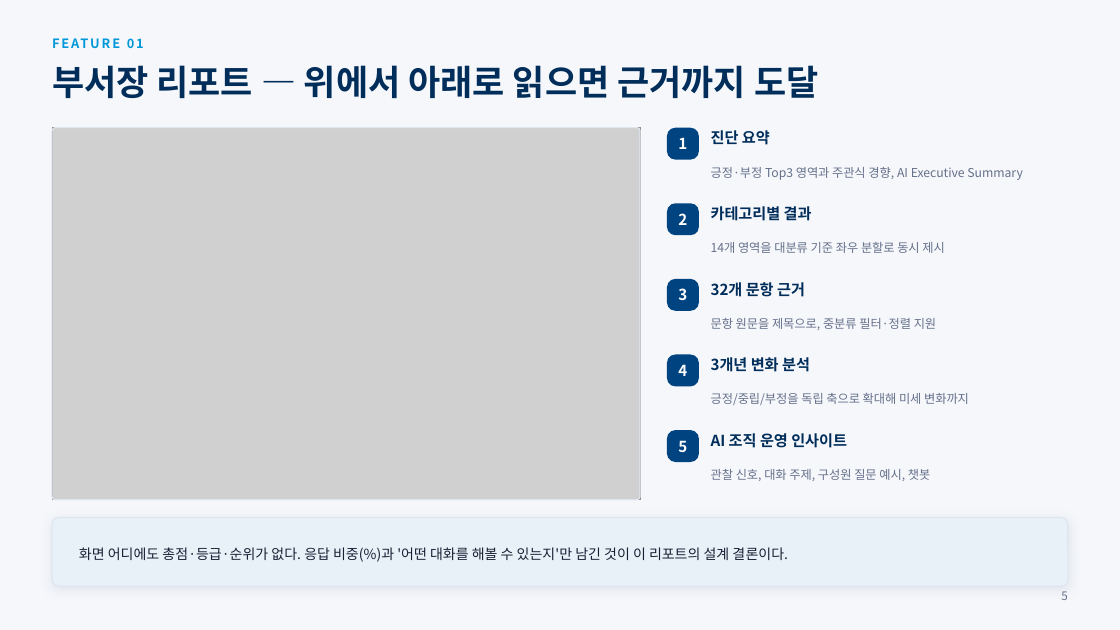
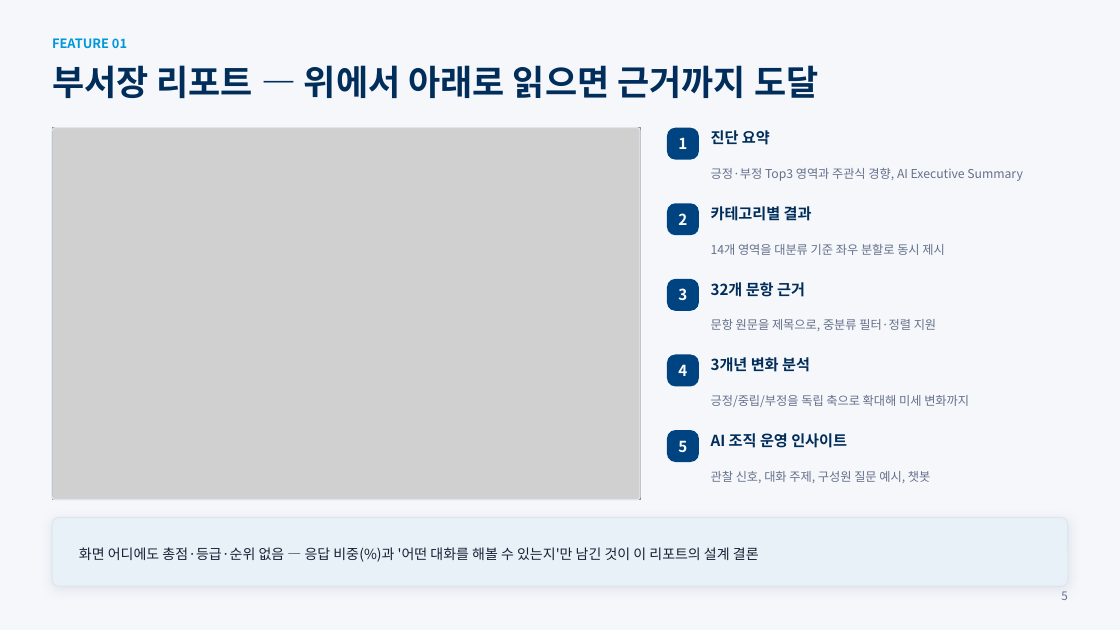
Before and after one commit to frypanegg/AI_PJT, a slide deck: slide 6 of Org_health_diag/docs/2026_조직건강도_AI_Agent_수행결과.pptx. Drawn at 1120x630 pixels with LibreOffice and Linux fonts; fonts in the diff are those of the drawing; grey boxes stand for pictures. Boxes give left, top, right and bottom in pixels: in the first picture for what was removed or moved away, otherwise in the second. Text is boxed around its words. In the diff, an @@ line names an element or a change of style, - is before the commit and + after.

```diff
--- a/Org_health_diag/docs/2026_조직건강도_AI_Agent_수행결과.pptx
+++ b/Org_health_diag/docs/2026_조직건강도_AI_Agent_수행결과.pptx
@@ text "FEATURE 01" at (52,38,127,48): letter spacing 1.6 to 0 pt @@
@@ line spacing 14pt to 1.33 in 3 elements at (711,244,944,255), (711,395,969,407), (711,471,930,483) @@
@@ text at (79,547,759,562): text changed @@
-화면 어디에도 총점·등급·순위가 없다. 응답 비중(%)과 '어떤 대화를 해볼 수 있는지'만 남긴 것이 이 리포트의 설계 결론이다.
+화면 어디에도 총점·등급·순위 없음 — 응답 비중(%)과 '어떤 대화를 해볼 수 있는지'만 남긴 것이 이 리포트의 설계 결론
```
Also in this commit, not shown: 11 other slides changed, 1 slide added, 4 slides removed.
